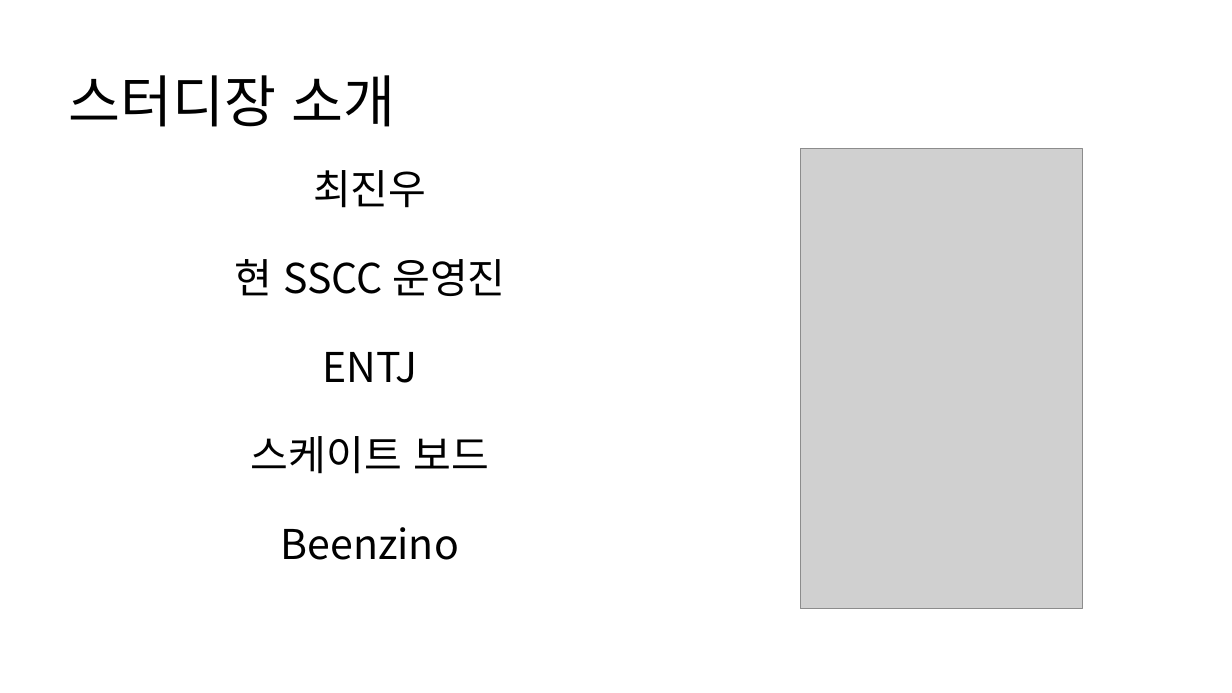
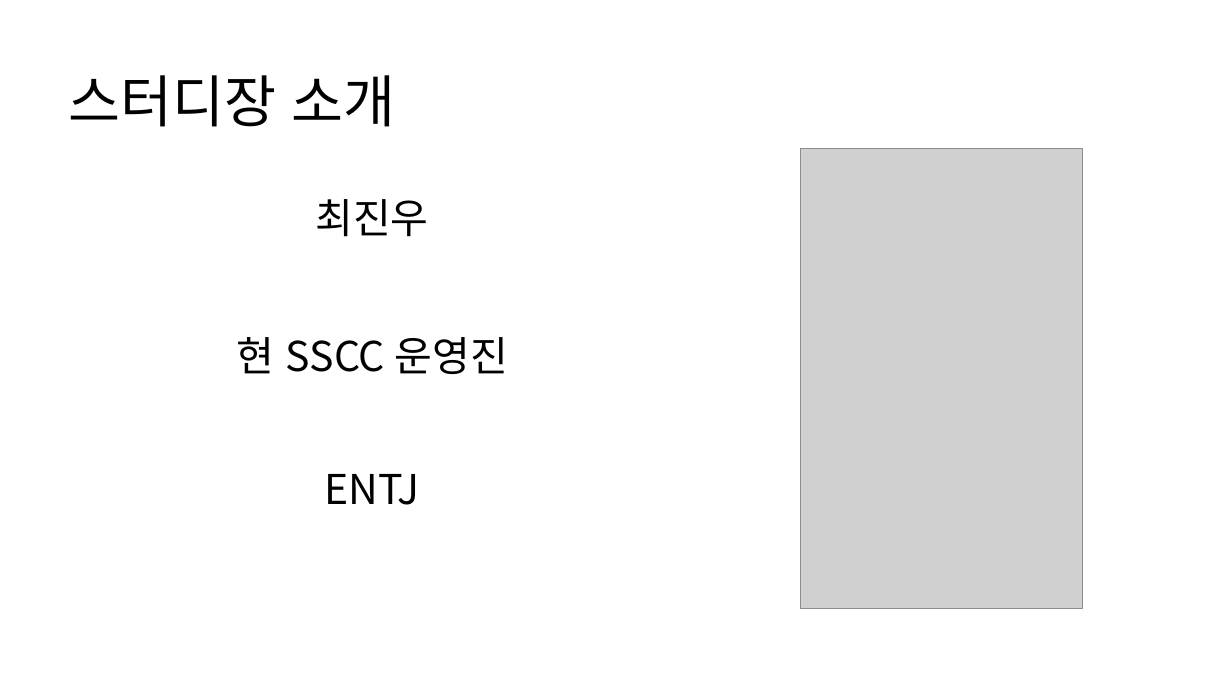
Before and after one commit to quizoverflow/2023_Algorithm_Study, a slide deck: slide 2 of 1주차 OT/1주차 OT.pptx. Drawn at 1232x693 pixels with LibreOffice and Linux fonts; fonts in the diff are those of the drawing; grey boxes stand for pictures. Boxes give left, top, right and bottom in pixels: in the first picture for what was removed or moved away, otherwise in the second. Text is boxed around its words. In the diff, an @@ line names an element or a change of style, - is before the commit and + after.

```diff
--- a/1주차 OT/1주차 OT.pptx
+++ b/1주차 OT/1주차 OT.pptx
@@ text "최진우": place and size @@
-text "최진우" at bbox=[234, 170, 505, 560]
+text "최진우" at bbox=[236, 199, 507, 505]
@@ text at bbox=[251, 436, 489, 560]: paragraphs removed @@
-스케이트 보드
-Beenzino
```
Also in this commit, not shown: 1 other slide changed, 1 slide added.
